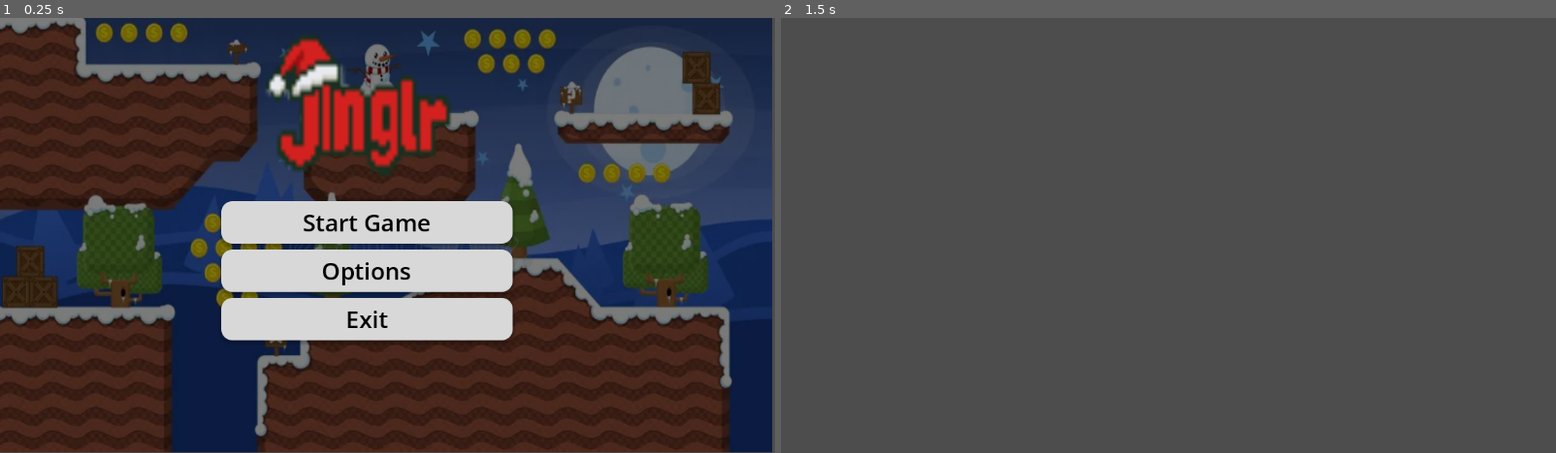
Above: before the commit, frames 1-2 (left to right).
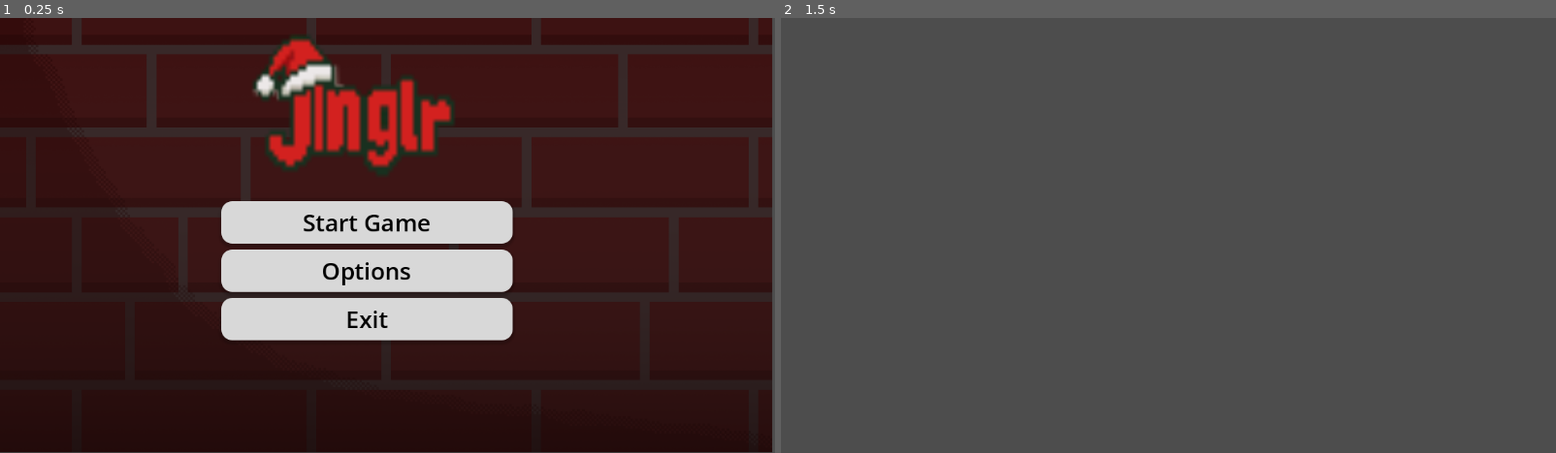
Above: after the commit, the same moments.

Repository: Jah-ye/SpillutviklingJinglr
Game: Godot game, scene res://main_menu.tscn
The game is run twice, just before and just after one commit, with the same random seed, the same clock (stepped at 60 frames per second) and the same inputs.
Inputs:
- Up to frame 1 (0.25 s): no input
- Up to frame 2 (1.5 s): click "Start Game" at 0.5 s; tap Enter (ui_accept) at 1.25, 1.35 s; hold Right (ui_right) from 1.28 s (still down)

The runs differ from the first frame. In frame 1, 60% of the frame differs, in the area x 0-100%, y 0-100%; in frame 2, nothing differs.

Commit message:
game init

Diff:
--- a/spillverden/character_body_2d.gd
+++ /dev/null
@@ -1,25 +0,0 @@
-extends CharacterBody2D
-
-
-const SPEED = 300.0
-const JUMP_VELOCITY = -400.0
-
-
-func _physics_process(delta: float) -> void:
-	# Add the gravity.
-	if not is_on_floor():
-		velocity += get_gravity() * delta
-
-	# Handle jump.
-	if Input.is_action_just_pressed("ui_accept") and is_on_floor():
-		velocity.y = JUMP_VELOCITY
-
-	# Get the input direction and handle the movement/deceleration.
-	# As good practice, you should replace UI actions with custom gameplay actions.
-	var direction := Input.get_axis("ui_left", "ui_right")
-	if direction:
-		velocity.x = direction * SPEED
-	else:
-		velocity.x = move_toward(velocity.x, 0, SPEED)
-
-	move_and_slide()
--- a/spillverden/main_menu.tscn
+++ b/spillverden/main_menu.tscn
@@ -1,12 +1,12 @@
 [gd_scene load_steps=11 format=3 uid="uid://78xeufwccsb3"]
 
-[ext_resource type="Texture2D" uid="uid://dr5gsxjm8a4n4" path="res://Backround.webp" id="1_06t4h"]
 [ext_resource type="Script" uid="uid://csxm11wftjhvj" path="res://main_menu.gd" id="1_fu7sn"]
 [ext_resource type="Texture2D" uid="uid://hi6wqv17ftow" path="res://Logo.png" id="2_7vrkn"]
+[ext_resource type="Texture2D" uid="uid://bm0avbipenecw" path="res://Background.png" id="2_glbon"]
 [ext_resource type="Script" uid="uid://b0dulqht324g2" path="res://button.gd" id="3_jix8l"]
 
 [sub_resource type="StyleBoxTexture" id="StyleBoxTexture_7vrkn"]
-texture = ExtResource("1_06t4h")
+texture = ExtResource("2_glbon")
 modulate_color = Color(0.48374587, 0.48374587, 0.4837457, 1)
 
 [sub_resource type="StyleBoxFlat" id="StyleBoxFlat_7vrkn"]
@@ -129,9 +129,9 @@
 
 [node name="Panel2" type="Panel" parent="."]
 layout_mode = 0
-offset_left = -225.0
+offset_left = -246.0
 offset_top = -303.0
-offset_right = 489.0
+offset_right = 535.0
 offset_bottom = -64.0
 theme_override_styles/panel = SubResource("StyleBoxTexture_fu7sn")
 
--- a/spillverden/player.tscn
+++ /dev/null
@@ -1,101 +0,0 @@
-[gd_scene load_steps=13 format=3 uid="uid://bttodjojusojp"]
-
-[ext_resource type="Texture2D" uid="uid://bo4p5tx0ptill" path="res://assets/Images/Player/Player1.png" id="1_4flbx"]
-
-[sub_resource type="AtlasTexture" id="AtlasTexture_4flbx"]
-atlas = ExtResource("1_4flbx")
-region = Rect2(1, 65, 68, 64)
-
-[sub_resource type="AtlasTexture" id="AtlasTexture_2hs0m"]
-atlas = ExtResource("1_4flbx")
-region = Rect2(1, 129, 68, 64)
-
-[sub_resource type="AtlasTexture" id="AtlasTexture_1jxqw"]
-atlas = ExtResource("1_4flbx")
-region = Rect2(69, 129, 68, 64)
-
-[sub_resource type="AtlasTexture" id="AtlasTexture_dw050"]
-atlas = ExtResource("1_4flbx")
-region = Rect2(137, 129, 68, 64)
-
-[sub_resource type="AtlasTexture" id="AtlasTexture_b26j0"]
-atlas = ExtResource("1_4flbx")
-region = Rect2(205, 129, 68, 64)
-
-[sub_resource type="AtlasTexture" id="AtlasTexture_n7ghd"]
-atlas = ExtResource("1_4flbx")
-region = Rect2(273, 129, 68, 64)
-
-[sub_resource type="AtlasTexture" id="AtlasTexture_onrkg"]
-atlas = ExtResource("1_4flbx")
-region = Rect2(7, 0, 54, 58)
-
-[sub_resource type="AtlasTexture" id="AtlasTexture_i3pqv"]
-atlas = ExtResource("1_4flbx")
-region = Rect2(61, 0, 54, 58)
-
-[sub_resource type="AtlasTexture" id="AtlasTexture_hqtel"]
-atlas = ExtResource("1_4flbx")
-region = Rect2(115, 0, 54, 58)
-
-[sub_resource type="AtlasTexture" id="AtlasTexture_sweqy"]
-atlas = ExtResource("1_4flbx")
-region = Rect2(169, 0, 54, 58)
-
-[sub_resource type="SpriteFrames" id="SpriteFrames_2hs0m"]
-animations = [{
-"frames": [{
-"duration": 1.0,
-"texture": SubResource("AtlasTexture_4flbx")
-}],
-"loop": true,
-"name": &"dead",
-"speed": 5.0
-}, {
-"frames": [{
-"duration": 1.0,
-"texture": SubResource("AtlasTexture_2hs0m")
-}, {
-"duration": 1.0,
-"texture": SubResource("AtlasTexture_1jxqw")
-}, {
-"duration": 1.0,
-"texture": SubResource("AtlasTexture_dw050")
-}, {
-"duration": 1.0,
-"texture": SubResource("AtlasTexture_b26j0")
-}, {
-"duration": 1.0,
-"texture": SubResource("AtlasTexture_n7ghd")
-}],
-"loop": true,
-"name": &"dying",
-"speed": 5.0
-}, {
-"frames": [{
-"duration": 1.0,
-"texture": SubResource("AtlasTexture_onrkg")
-}, {
-"duration": 1.0,
-"texture": SubResource("AtlasTexture_i3pqv")
-}, {
-"duration": 1.0,
-"texture": SubResource("AtlasTexture_hqtel")
-}, {
-"duration": 1.0,
-"texture": SubResource("AtlasTexture_sweqy")
-}],
-"loop": true,
-"name": &"run",
-"speed": 8.0
-}]
-
-[node name="Player" type="CharacterBody2D"]
-scale = Vector2(3, 3)
-
-[node name="AnimatedSprite2D" type="AnimatedSprite2D" parent="."]
-texture_filter = 1
-position = Vector2(178.33334, 108)
-sprite_frames = SubResource("SpriteFrames_2hs0m")
-animation = &"run"
-frame_progress = 0.35515088
Binary file added: spillverden/Background.png
Not shown, changed: spillverden/Background.png.import
Binary file removed: spillverden/Backround.webp
Binary file added: spillverden/OPTIONS.png
Not shown, changed: spillverden/OPTIONS.png.import
Binary file removed: spillverden/assets/Images/Player/Player1.png
Not shown, removed: spillverden/character_body_2d.gd.uid
